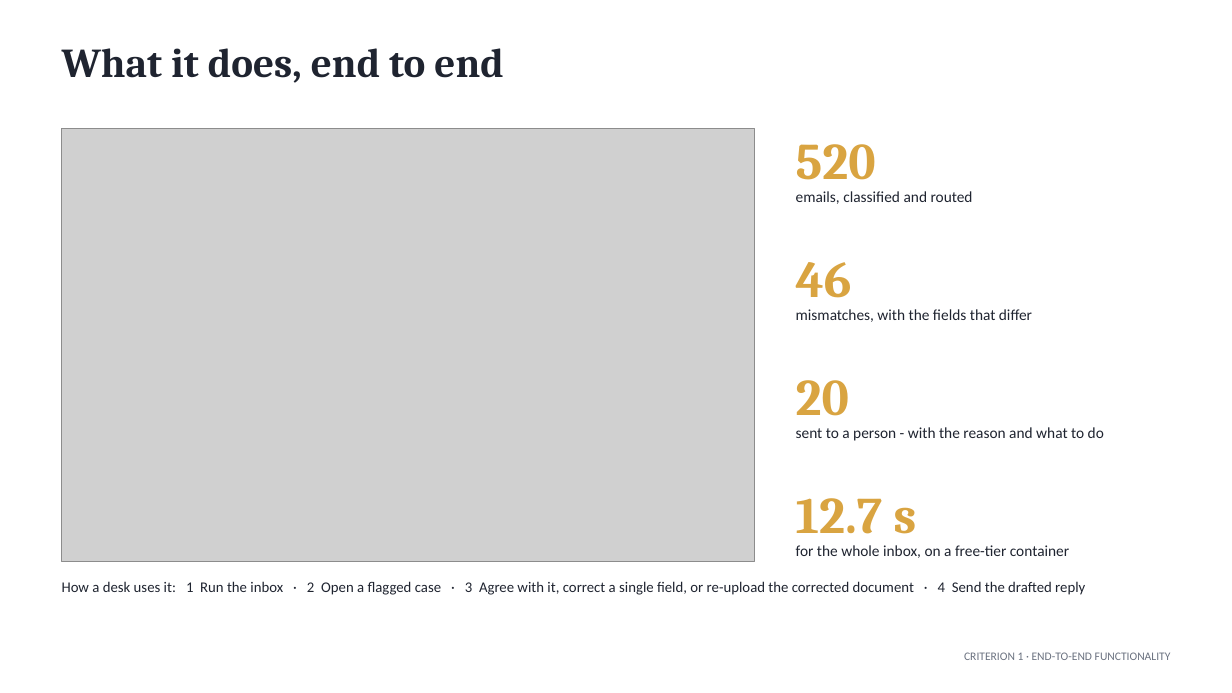
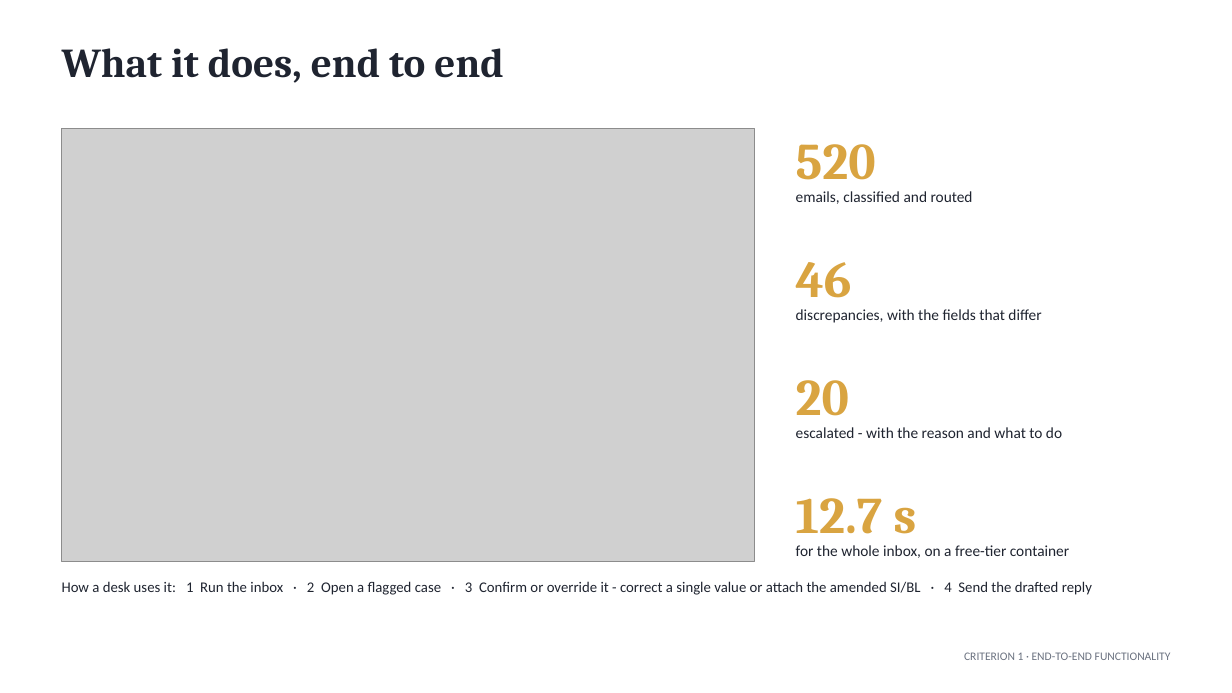
Before and after one commit to TCF1209/duocode-sentinel, a slide deck: slide 3 of docs/Sentinel-final-pitch.pptx. Drawn at 1232x693 pixels with LibreOffice and Linux fonts; fonts in the diff are those of the drawing; grey boxes stand for pictures. Boxes give left, top, right and bottom in pixels: in the first picture for what was removed or moved away, otherwise in the second. Text is boxed around its words. In the diff, an @@ line names an element or a change of style, - is before the commit and + after.

```diff
--- a/docs/Sentinel-final-pitch.pptx
+++ b/docs/Sentinel-final-pitch.pptx
@@ text at [796,309,1041,323]: text changed @@
-mismatches, with the fields that differ
+discrepancies, with the fields that differ
@@ text at [796,427,1062,438]: text changed @@
-sent to a person - with the reason and what to do
+escalated - with the reason and what to do
@@ text at [62,581,1092,595]: text changed @@
-How a desk uses it: 1 Run the inbox · 2 Open a flagged case · 3 Agree with it, correct a single field, or re-upload the corrected document · 4 Send the drafted reply
+How a desk uses it: 1 Run the inbox · 2 Open a flagged case · 3 Confirm or override it - correct a single value or attach the amended SI/BL · 4 Send the drafted reply
```
Also in this commit, not shown: 7 other slides changed, 35 other files.
